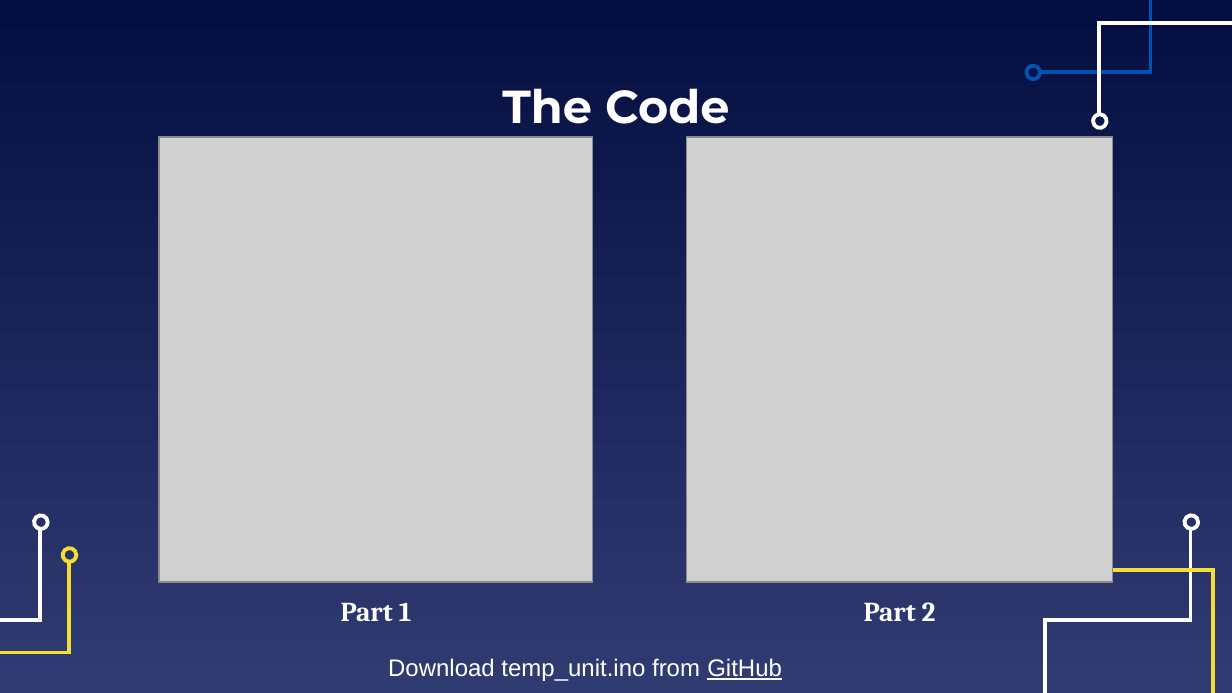
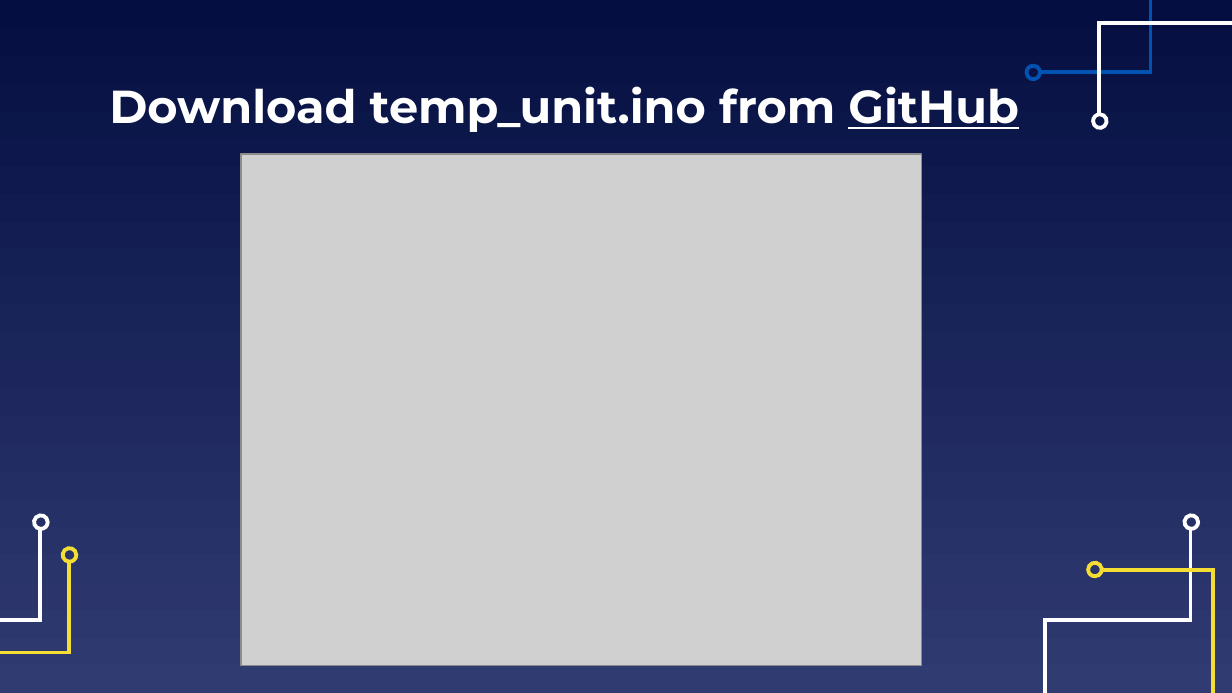
Before and after one commit to EELabMan/Arduino-6-I2C-bus, a slide deck: slide 23 of Arduino Workshop 6 I2C Bus.pptx (slide 22 before the commit). Drawn at 1232x693 pixels with LibreOffice and Linux fonts; fonts in the diff are those of the drawing; grey boxes stand for pictures. Boxes give left, top, right and bottom in pixels: in the first picture for what was removed or moved away, otherwise in the second. Text is boxed around its words. In the diff, an @@ line names an element or a change of style, - is before the commit and + after.

```diff
--- a/Arduino Workshop 6 I2C Bus.pptx
+++ b/Arduino Workshop 6 I2C Bus.pptx
@@ title at box(109, 86, 1019, 132): text changed @@
-The Code
+Download temp_unit.ino from GitHub
@@ picture removed at box(159, 137, 593, 582) @@
@@ picture removed at box(686, 137, 1112, 582) @@
@@ picture added at box(241, 154, 923, 665) @@
@@ freeform shape added at box(1088, 561, 1104, 577), outline #F5DE34 2.25 pt @@
@@ text removed at box(341, 602, 412, 621) @@
-Part 1
@@ text removed at box(864, 602, 936, 621) @@
-Part 2
@@ text removed at box(388, 658, 782, 681) @@
-Download temp_unit.ino from GitHub
```
Also in this commit, not shown: 6 other slides changed, 3 slides added, 2 slides removed, 2 other files.
